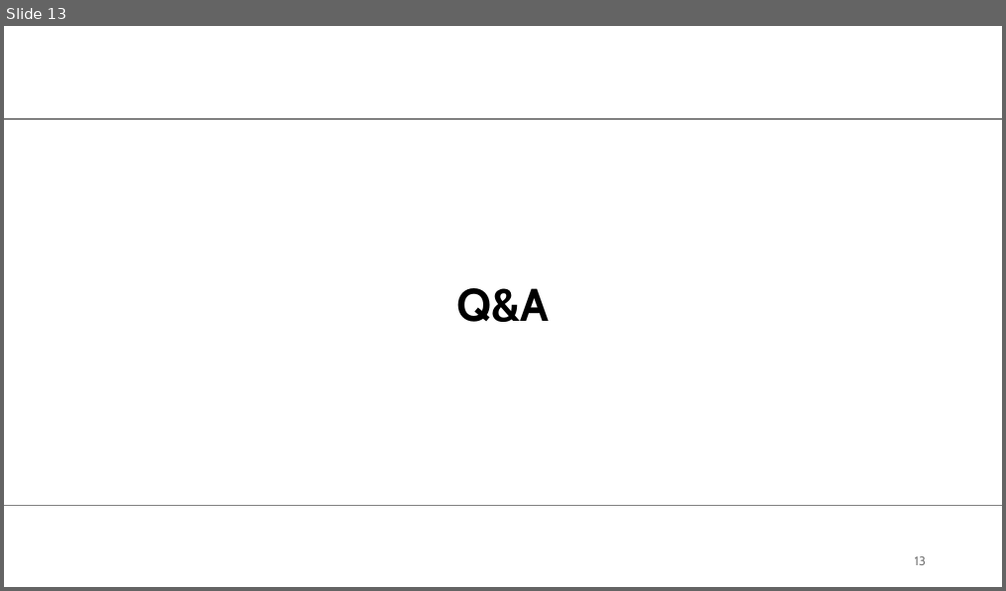
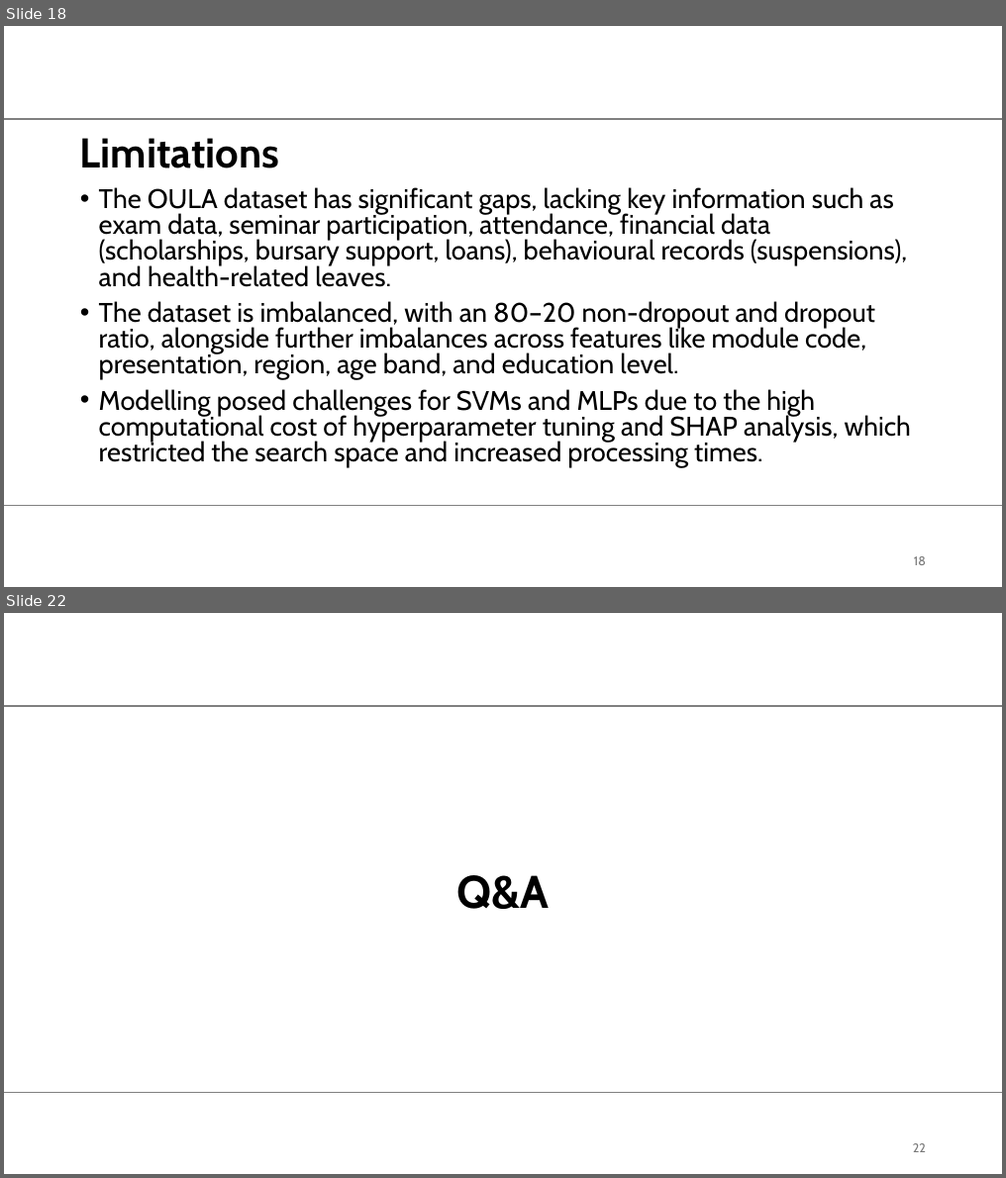
Before and after one commit to MScProjs/MScProject2025-Ali-Suhail, a slide deck: documents/presentation drafts/2605549_presentation.pptx. Shown one above the other, each under a label of ours: slide 13 before the commit, slides 18 and 22 after it; the slides between them are not shown. The pictures are 1006x591 and 1006x1178 pixels, drawn with LibreOffice and Linux fonts; fonts in the diff are those of the drawing; background and template pictures are left out. Boxes give left, top, right and bottom in pixels: in the first picture for what was removed or moved away, otherwise in the second. Text is boxed around its words. In the diff, an @@ line names an element or a change of style, - is before the commit and + after.

```diff
--- a/documents/presentation drafts/2605549_presentation.pptx
+++ b/documents/presentation drafts/2605549_presentation.pptx
@@ slide 18 added at [4, 26, 1002, 587], background #FFFFFF; not listed: 2 template elements that a slide beside it also shows @@
@@ title added at [80, 138, 279, 169], 40 pt, text #000000, bold @@
+Limitations
@@ text added at [99, 187, 911, 469], 25.9 pt, text #000000 @@
+• The OULA dataset has significant gaps, lacking key information such as exam data, seminar participation, attendance, financial data (scholarships, bursary support, loans), behavioural records (suspensions), and health-related leaves.
+• The dataset is imbalanced, with an 80–20 non-dropout and dropout ratio, alongside further imbalances across features like module code, presentation, region, age band, and education level.
+• Modelling posed challenges for SVMs and MLPs due to the high computational cost of hyperparameter tuning and SHAP analysis, which restricted the search space and increased processing times.
@@ page number added at [914, 557, 926, 566], 12 pt, text #797979 @@
+18
@@ what was slide 13 is now slide 22 @@
@@ page number at [913, 1144, 926, 1153]: text changed @@
-13
+22
```
Also in this commit, not shown: 7 slides changed, 12 other slides added, 4 slides removed, 1 other file.
